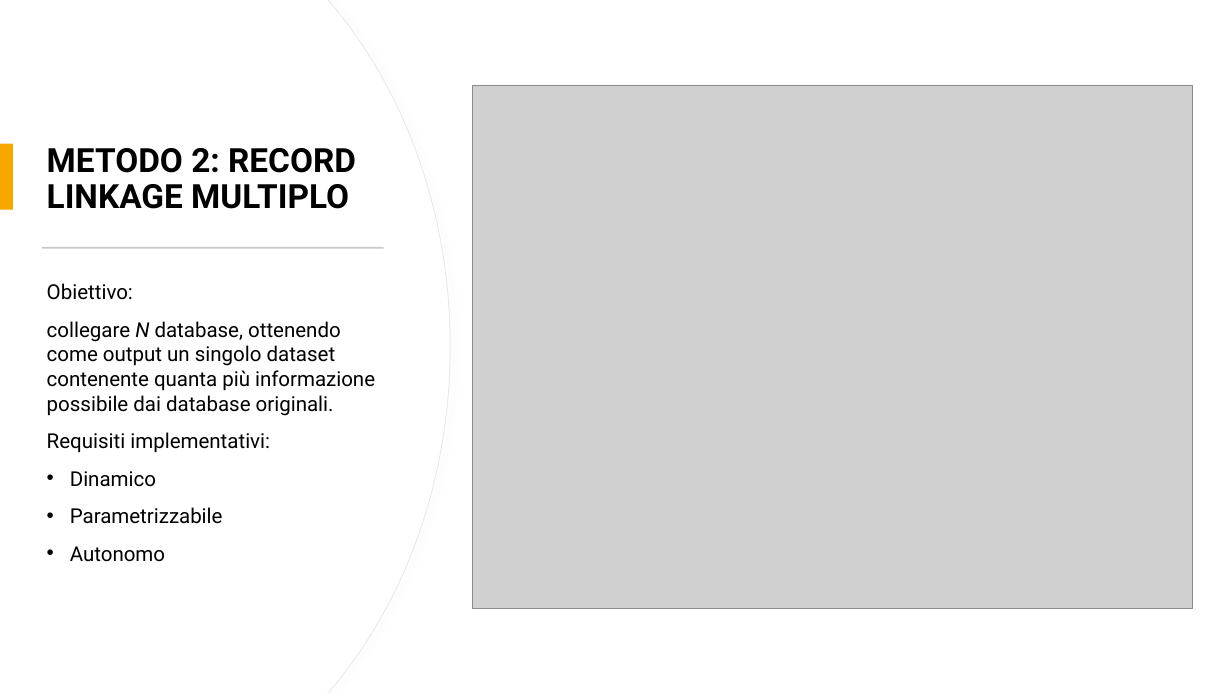
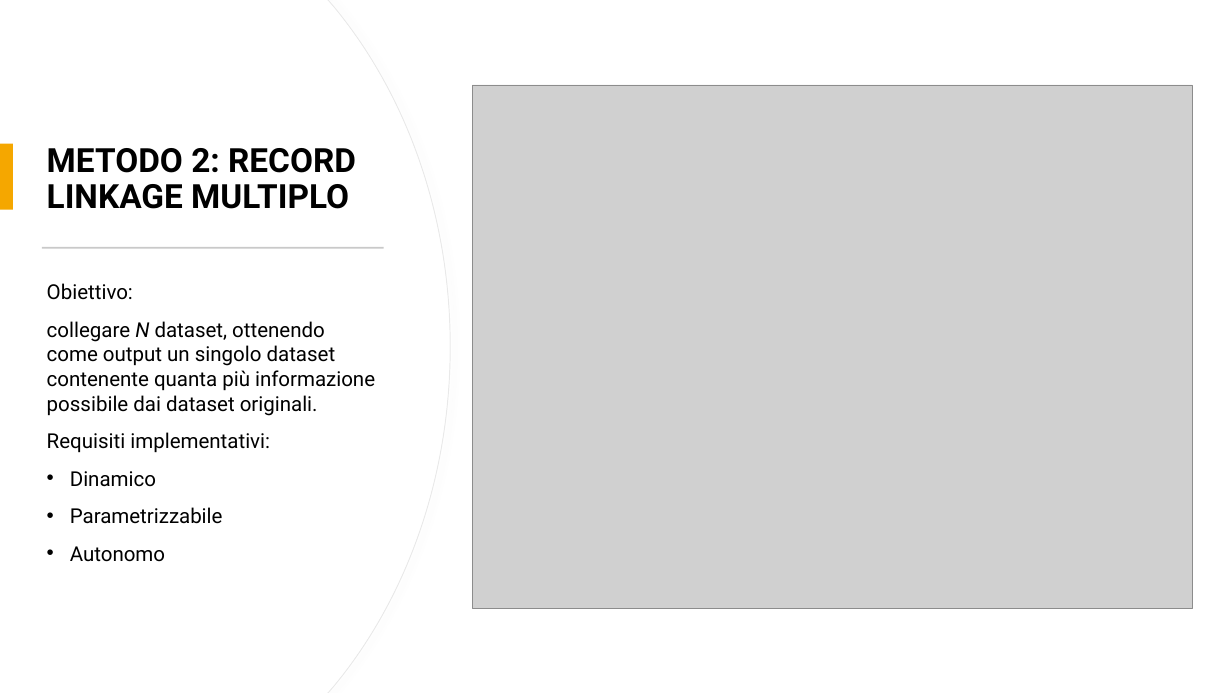
Before and after one commit to ivemberg/Data_quality_experimentation, a slide deck: slide 9 of report/RECORD LINKAGE Rev Fede + Sil + Ivo.pptx. Drawn at 1232x693 pixels with LibreOffice and Linux fonts; fonts in the diff are those of the drawing; grey boxes stand for pictures. Boxes give left, top, right and bottom in pixels: in the first picture for what was removed or moved away, otherwise in the second. Text is boxed around its words. In the diff, an @@ line names an element or a change of style, - is before the commit and + after.

Commit message:
presentation fix

```diff
--- a/report/RECORD LINKAGE Rev Fede + Sil + Ivo.pptx
+++ b/report/RECORD LINKAGE Rev Fede + Sil + Ivo.pptx
@@ text at [47,321,375,416]: text changed @@
-collegare N database, ottenendo come output un singolo dataset contenente quanta più informazione possibile dai database originali.
+collegare N dataset, ottenendo come output un singolo dataset contenente quanta più informazione possibile dai dataset originali.
```
Also in this commit, not shown: 1 other file.
